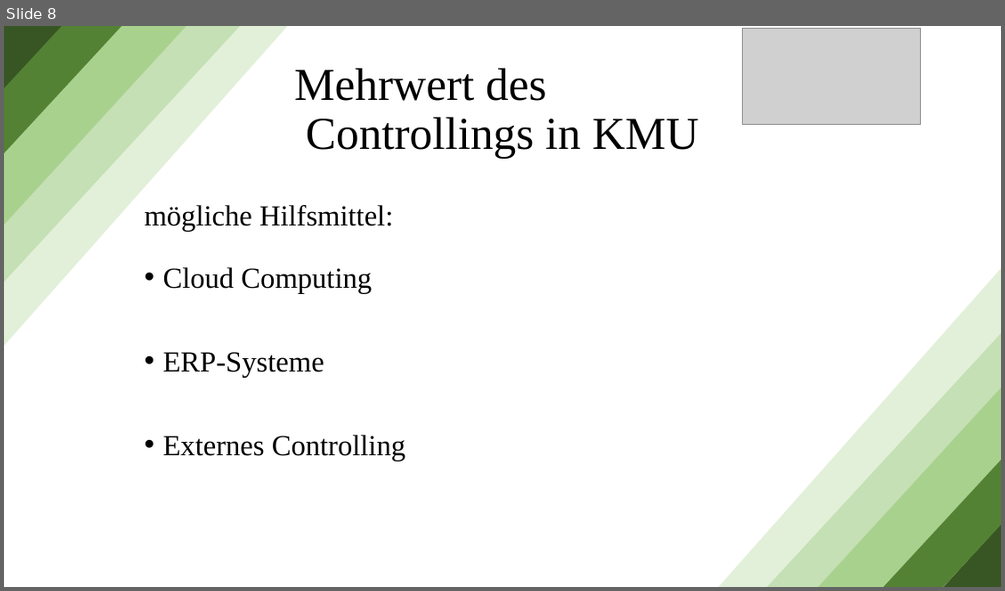
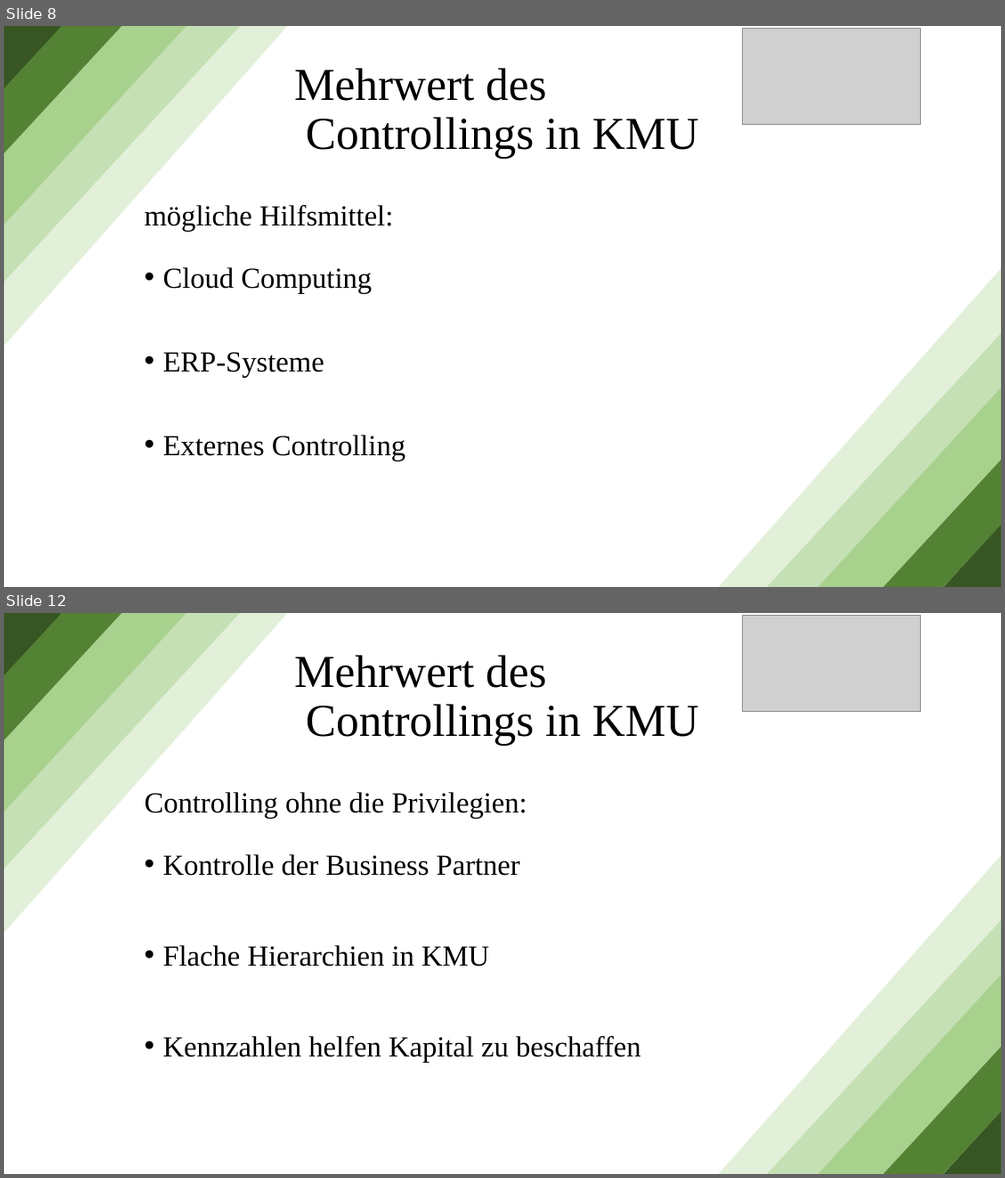
Before and after one commit to MaxGabler31/Seminar-Management-und-Controlling, a slide deck: Seminar Management und Controlling/Controlling in kleinen und mittleren Unternehmen.pptx. Shown one above the other, each under a label of ours: slide 8 before the commit, slides 8 and 12 after it; the slides between them are not shown. The pictures are 1005x591 and 1005x1178 pixels, drawn with LibreOffice and Linux fonts; fonts in the diff are those of the drawing; grey boxes stand for pictures. Boxes give left, top, right and bottom in pixels: in the first picture for what was removed or moved away, otherwise in the second. Text is boxed around its words. In the diff, an @@ line names an element or a change of style, - is before the commit and + after.

```diff
--- a/Seminar Management und Controlling/Controlling in kleinen und mittleren Unternehmen.pptx
+++ b/Seminar Management und Controlling/Controlling in kleinen und mittleren Unternehmen.pptx
@@ slide 12 added at bbox=[4, 613, 1001, 1174], background #FFFFFF @@
@@ diag stripe added at bbox=[4, 613, 287, 932], fill #E2F0D9, outline #E2F0D9 1 pt @@
@@ diag stripe added at bbox=[4, 613, 240, 868], fill #C5E0B4, outline #C5E0B4 1 pt @@
@@ diag stripe added at bbox=[4, 613, 186, 811], fill #A9D18E, outline #A9D18E 1 pt @@
@@ right triangle added at bbox=[4, 613, 62, 676], fill #385723, outline #385723 1 pt @@
@@ diag stripe added at bbox=[4, 613, 121, 739], fill #548235, outline #548235 1 pt @@
@@ picture added at bbox=[743, 616, 921, 712] @@
@@ title added at bbox=[294, 655, 699, 746], 44 pt, text #000000 @@
+Mehrwert des
+Controllings in KMU
@@ text added at bbox=[145, 792, 641, 1062], 28 pt, text #000000 @@
+Controlling ohne die Privilegien:
+• Kontrolle der Business Partner
+• Flache Hierarchien in KMU
+• Kennzahlen helfen Kapital zu beschaffen
@@ diag stripe added at bbox=[718, 856, 1001, 1174], fill #E2F0D9, outline #E2F0D9 1 pt @@
@@ diag stripe added at bbox=[767, 920, 1001, 1174], fill #C5E0B4, outline #C5E0B4 1 pt @@
@@ diag stripe added at bbox=[820, 975, 1001, 1173], fill #A9D18E, outline #A9D18E 1 pt @@
@@ diag stripe added at bbox=[884, 1047, 1001, 1174], fill #548235, outline #548235 1 pt @@
@@ right triangle added at bbox=[943, 1111, 1001, 1174], fill #385723, outline #385723 1 pt @@
```
Also in this commit, not shown: 1 slide changed, 2 other slides added.
